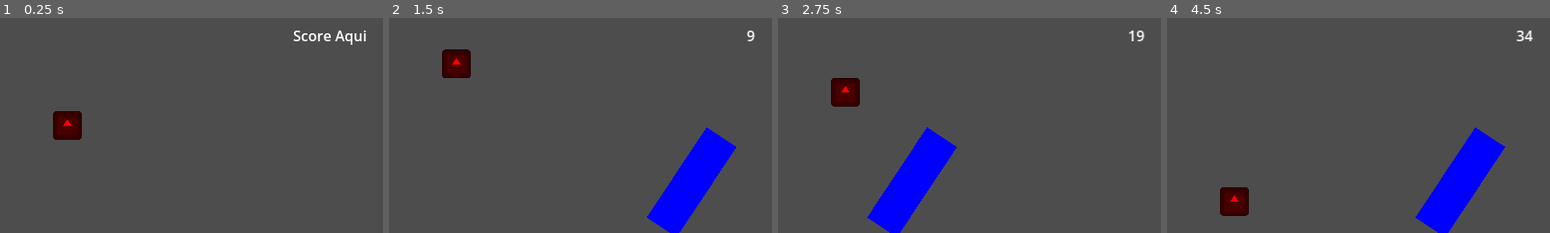
Above: before the commit, frames 1-4 (left to right).
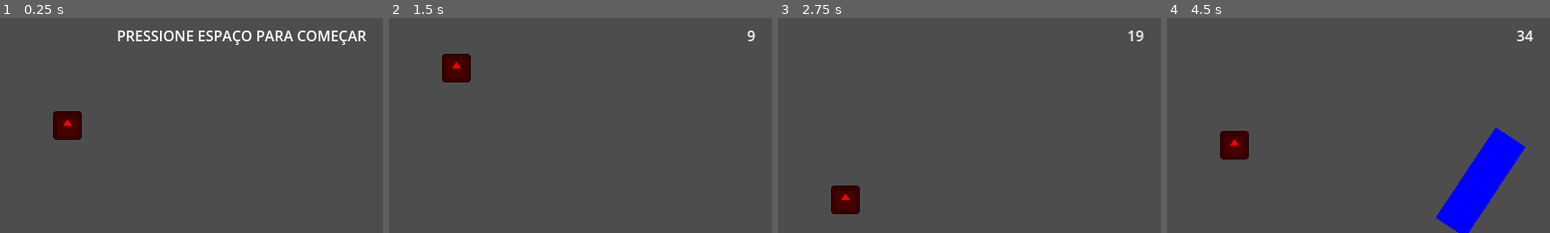
Above: after the commit, the same moments.

Repository: brenonerb/Rodizio-Gamedev-Breno
Game: Godot game, scene res://Levels/LevelScene.tscn
Two runs of this game, one before a commit and one after it. Both use one fixed random seed, a clock stepped at 60 frames per second and the inputs below. The engine's default icon, where the game draws it, is replaced by a stand-in: a white triangle on a blue panel in a dark square.
Inputs:
- Up to frame 1 (0.25 s): no input
- Up to frame 2 (1.5 s): tap Space at 0.5 s; hold Up (Up) 0.53-1.28 s; tap S (Start) at 0.6, 1.35 s; hold Down (Down) from 1.28 s (still down)
- Up to frame 3 (2.75 s): release Down (Down) at 2.03 s; hold Up (Up) from 2.03 s (still down); tap S (Start) at 2.1 s
- Up to frame 4 (4.5 s): tap S (Start) at 2.85, 3.6, 4.35 s; release Up (Up) at 3.53 s; hold Down (Down) from 3.53 s (still down)

The runs differ from the first frame. In frame 1, 1.8% of the frame differs, in the area x 30-96%, y 5-13%; in frame 2, 5.2%; in frame 3, 6.8%; in frame 4, 7.0%, in the area x 13-96%, y 5-100%.

Commit message:
Jogo pronto

Diff:
--- a/Levels/LevelScene.gd
+++ b/Levels/LevelScene.gd
@@ -9,8 +9,11 @@
 var SpawnerReady: bool = false
 @export var Obstacles: PackedScene
 
+func _ready() -> void:
+	$GameUI/GameOverText.visible = false
+
 # Called every frame. 'delta' is the elapsed time since the previous frame.
-func _process(delta: float) -> void:
+func _process(_delta: float) -> void:
 	SpawnerArea.position.x = get_viewport().get_camera_2d().global_position.x + 256
 	TopArea.position.x = get_viewport().get_camera_2d().global_position.x -213
 	BottomArea.position.x = get_viewport().get_camera_2d().global_position.x -213
@@ -25,15 +28,35 @@
 	if GameController.StartGame and SpawnerReady == false:
 		SpawnerReady = true
 		SpawnerControl()
+	$Timer.wait_time = GameController.SpawnTime
+
+	var VisualGO: bool = false
+	if GameController.GameOver:
+		if not VisualGO:
+			VisualGO = true
+			ShowGameOver()
+		if Input.is_action_just_pressed("Start"):
+			GameController.StartGameFunc()
+			get_tree().reload_current_scene()
 
 func SpawnerControl():
-	while GameController.StartGame:
-		if GameController.SpawnablesFlag:
-			SpawnObstacle()
-		await get_tree().create_timer(3.0).timeout
+	$Timer.start()
 
 func SpawnObstacle():
-	print("Spawnei!")
 	var ObjSpawn = Obstacles.instantiate()
 	add_child(ObjSpawn)
 	ObjSpawn.position = SpawnerArea.position + Vector2(0, 240.0)
+
+func ShowGameOver():
+	$Timer.stop()
+	$GameUI/GameOverText.visible = true
+	$GameUI/GameOverText.position.x = get_viewport().get_camera_2d().global_position.x - 213
+	$GameUI/GameOverText.text = str("""[center][font_size=32]FIM DE JOGO[/font_size]
+	Pontuação Final: """, GameController.Score)
+	ScoreText.text = str("[right]PRESSIONE ESPAÇO PARA COMEÇAR[/right]")
+	SpawnerReady = false
+
+
+func _on_timer_timeout() -> void:
+	if GameController.SpawnablesFlag: SpawnObstacle()
+	else: pass
--- a/Levels/LevelScene.tscn
+++ b/Levels/LevelScene.tscn
@@ -53,6 +53,7 @@
 pivot_offset = Vector2(20, 120)
 
 [node name="GameUI" type="Control" parent="."]
+z_index = 10
 layout_mode = 3
 anchors_preset = 0
 offset_right = 426.0
@@ -65,4 +66,26 @@
 offset_right = 416.0
 offset_bottom = 40.0
 bbcode_enabled = true
-text = "[right]Score Aqui[/right]"
+text = "[right]PRESSIONE ESPAÇO PARA COMEÇAR[/right]"
+
+[node name="GameOverText" type="RichTextLabel" parent="GameUI"]
+visible = false
+layout_mode = 1
+anchors_preset = 8
+anchor_left = 0.5
+anchor_top = 0.5
+anchor_right = 0.5
+anchor_bottom = 0.5
+offset_left = -204.0
+offset_top = -43.0
+offset_right = 204.0
+offset_bottom = 43.0
+grow_horizontal = 2
+grow_vertical = 2
+bbcode_enabled = true
+text = "[center][font_size=32]FIM DE JOGO"
+
+[node name="Timer" type="Timer" parent="."]
+wait_time = 3.0
+
+[connection signal="timeout" from="Timer" to="." method="_on_timer_timeout"]
--- a/Obj/GameController/GameController.gd
+++ b/Obj/GameController/GameController.gd
@@ -1,18 +1,23 @@
 extends Node
 
 var StartGame: bool = false
+var GameOver: bool = false
 
 var HP: int
 var Score: int
 var StartScore: bool = false
 
 var SpawnablesFlag: bool = false
+var GameTime: float
+var TopXSpeed: float
+var SpawnTime: float
 
 func _process(delta: float) -> void:
-	print(Score)
-	if StartGame and StartScore == false:
-		StartScore = true
-		AddToScore()
+	if StartGame:
+		if not StartScore:
+			StartScore = true
+			AddToScore()
+		DifficultySetter(delta)
 
 func AddToScore():
 	while StartGame:
@@ -22,10 +27,21 @@
 func StartGameFunc():
 	HP = 3
 	StartGame = true
+	GameOver = false
 	SpawnablesFlag = true
+	Score = 0
+	TopXSpeed = 100.0
+	SpawnTime = 3.0
+	GameTime = 0
 	print("Jogo começou")
 
 func GameOverFunc():
 	StartGame = false
 	StartScore = false
+	GameOver = true
 	print("Jogo terminou")
+
+func DifficultySetter(delta: float):
+	GameTime += delta
+	if TopXSpeed < 300.0: TopXSpeed = 100.0 + GameTime * 10
+	SpawnTime = 300.0 / TopXSpeed
--- a/Obj/Obstacles/ObstacleSelector.gd
+++ b/Obj/Obstacles/ObstacleSelector.gd
@@ -21,5 +21,5 @@
 			$SpecificObstacles/LosangoObstacle2.visible = true
 			$SpecificObstacles/LosangoObstacle2/CollisionPolygon2D.disabled = false
 
-func _process(delta: float) -> void:
+func _process(_delta: float) -> void:
 	if position.x < get_viewport().get_camera_2d().global_position.x -256: queue_free()
--- a/Obj/Player/PlayerObj.gd
+++ b/Obj/Player/PlayerObj.gd
@@ -1,26 +1,32 @@
 extends CharacterBody2D
 
-const YSpeed = 20.0
+const YSpeed = 7.0
 const MaxYSpeed = 200.0
 const YDeaccelerate = 5.0
 const HitSpeed = 200.0
 
 var XSpeed: float
-const TopXSpeed = 150.0
+var TopXSpeed: float
+const MaxXSpeed = 300.0
 const XAcceleration = 5.0
 var InitialBoost: bool = false
 
 func _ready() -> void:
 	XSpeed = 0.0
+	InitialBoost = false
 
-func _physics_process(delta: float) -> void:
-	if GameController.StartGame == true:
-		if InitialBoost == false:
+func _physics_process(_delta: float) -> void:
+	print(XSpeed)
+	print(InitialBoost)
+	print(GameController.SpawnablesFlag)
+	if GameController.StartGame:
+		if not InitialBoost:
+			InitialBoost = true
 			XSpeed = TopXSpeed
-			InitialBoost = true
 		HandleMovement()
 
 func HandleMovement():
+	TopXSpeed = GameController.TopXSpeed
 	if XSpeed < TopXSpeed:
 		XSpeed += XAcceleration
 	if XSpeed >= TopXSpeed:
@@ -31,7 +37,7 @@
 	var direction := Input.get_axis("Up", "Down")
 	if direction > 0 and velocity.y < MaxYSpeed:
 		velocity.y += YSpeed
-	if direction < 0 and velocity.y > -MaxYSpeed:
+	elif direction < 0 and velocity.y > -MaxYSpeed:
 		velocity.y -= YSpeed
 	else:
 		if velocity.y > 0:
@@ -51,8 +57,11 @@
 		XSpeed = 50.0
 
 	if area.is_in_group("Obstacle"):
-		XSpeed = -200.0
+		XSpeed = -GameController.TopXSpeed
 		GameController.SpawnablesFlag = false
 		area.queue_free()
-		if GameController.HP != 0: GameController.HP -= 1
-		else: GameController.GameOverFunc()
+		if GameController.HP != 1:
+			GameController.HP -= 1
+		else:
+			InitialBoost = false
+			GameController.GameOverFunc()
